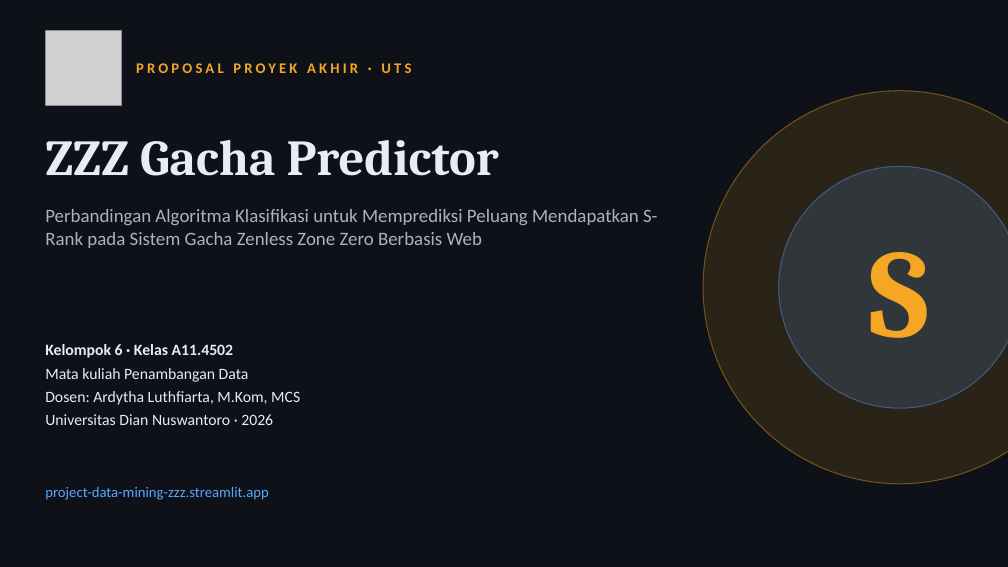
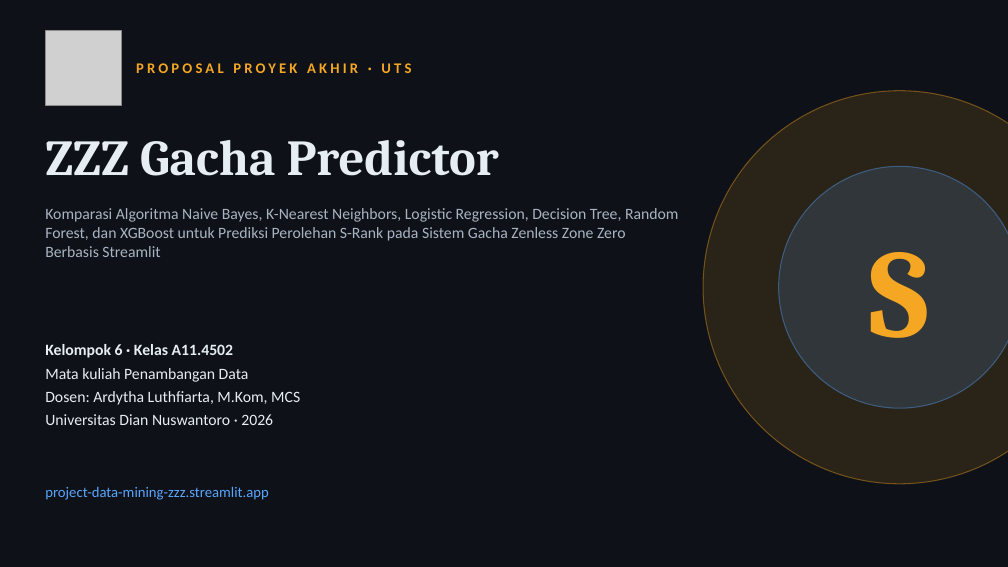
Before and after one commit to tehgeii/project-data-mining, a slide deck: slide 1 of docs/tugas/UTS_Slide_Kelompok6_A11.4502.pptx. Drawn at 1008x567 pixels with LibreOffice and Linux fonts; fonts in the diff are those of the drawing; grey boxes stand for pictures. Boxes give left, top, right and bottom in pixels: in the first picture for what was removed or moved away, otherwise in the second. Text is boxed around its words. In the diff, an @@ line names an element or a change of style, - is before the commit and + after.

```diff
--- a/docs/tugas/UTS_Slide_Kelompok6_A11.4502.pptx
+++ b/docs/tugas/UTS_Slide_Kelompok6_A11.4502.pptx
@@ text at <box>45,208,678,257</box>: text changed; size 18 to 15 pt @@
-Perbandingan Algoritma Klasifikasi untuk Memprediksi Peluang Mendapatkan S-Rank pada Sistem Gacha Zenless Zone Zero Berbasis Web
+Komparasi Algoritma Naive Bayes, K-Nearest Neighbors, Logistic Regression, Decision Tree, Random Forest, dan XGBoost untuk Prediksi Perolehan S-Rank pada Sistem Gacha Zenless Zone Zero Berbasis Streamlit
```
Also in this commit, not shown: 2 other slides changed, 6 slides added, 14 slides removed, 2 other files.
